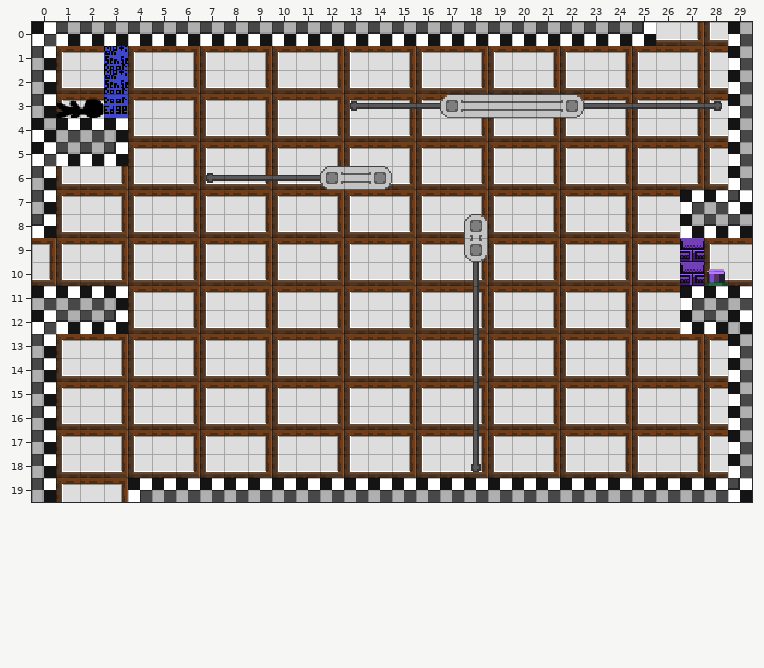
Level history. Tiled map: Assets/maps/HubRooms/2 - Lower Class Rooms/B7 room.tmx. Above is the file before it was changed.
Cells are 16x16 px. Shown: x 0..29, y 0..19.
Now the later version:
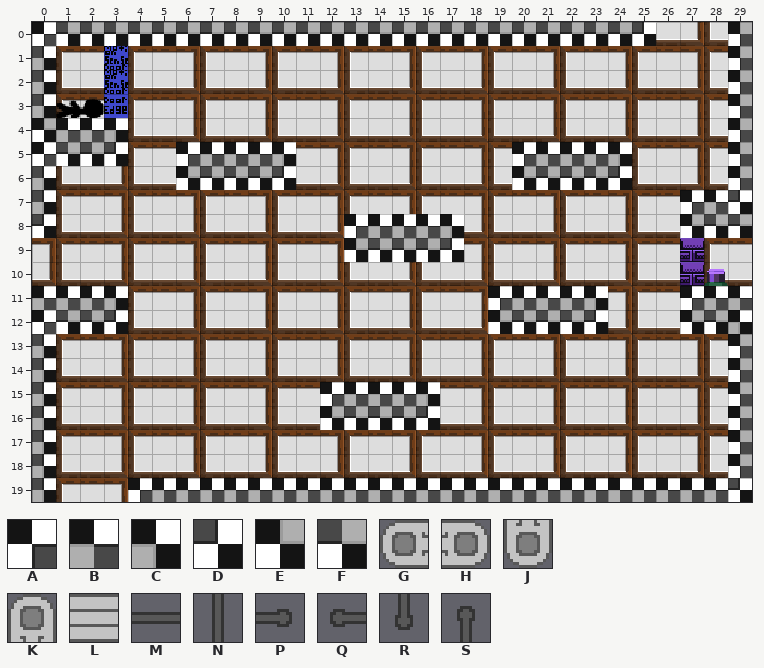
Key: from "Checkboard tileset": A 0, B 1, C 2, D 3, E 4, F 11; from "PlaceholderSprites": G 11, H 11 flipped left-right, J 11 flipped on the other diagonal, K 11 turned 90, L 12, M 13, N 13 turned 270, P 14, Q 14 flipped left-right, R 14 flipped on the diagonal, S 14 turned 270.
_ is an empty cell, # one hidden under a higher layer, . an unchanged one.
From old to new:
--- layer "ground"
@@ x 6..24 @@
- 5 _____........._____
- 6 _____........._____
+ 5 ABBBC.........ABBBC
+ 6 EFFFD.........EFFFD
@@ x 13..17 @@
- 8 _____
- 9 _____
+ 8 ABBBC
+ 9 EFFFD
@@ x 19..23 @@
-11 _____
-12 _____
+11 ABBBC
+12 EFFFD
@@ x 12..16 @@
-15 _____
-16 _____
+15 ABBBC
+16 EFFFD
--- layer "annotations below annotations"
@@ x 13..28 @@
- 3 QMMMM####MMMMMMP
+ 3 ________________
@@ x 7..14 @@
- 6 QMMMMM#P
+ 6 ________
@@ x 18..18 @@
- 8 S
- 9 N
-10 N
-11 N
-12 N
-13 N
-14 N
-15 N
-16 N
-17 N
-18 R
+ 8 _
+ 9 _
+10 _
+11 _
+12 _
+13 _
+14 _
+15 _
+16 _
+17 _
+18 _
--- layer "annotations (for game objects)"
@@ x 17..22 @@
- 3 GLLLLH
+ 3 ______
@@ x 12..14 @@
- 6 GLH
+ 6 ___
@@ x 18..18 @@
- 8 K
- 9 J
+ 8 _
+ 9 _
Boxes around the changes in both pictures, in picture pixels (x1, y1, x2, y2):
removed: (350, 94, 722, 118)
changed: (176, 142, 392, 190)
added: (512, 142, 632, 190)
changed: (320, 214, 608, 472)
